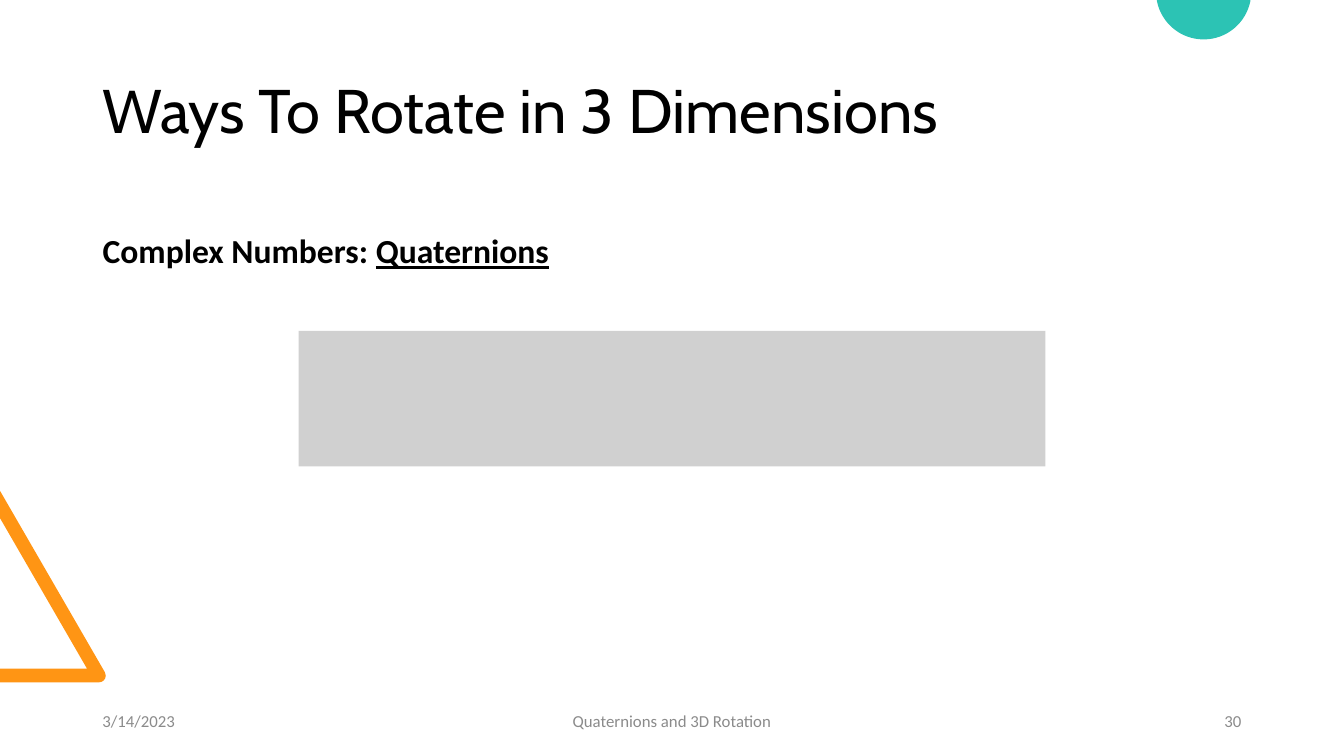
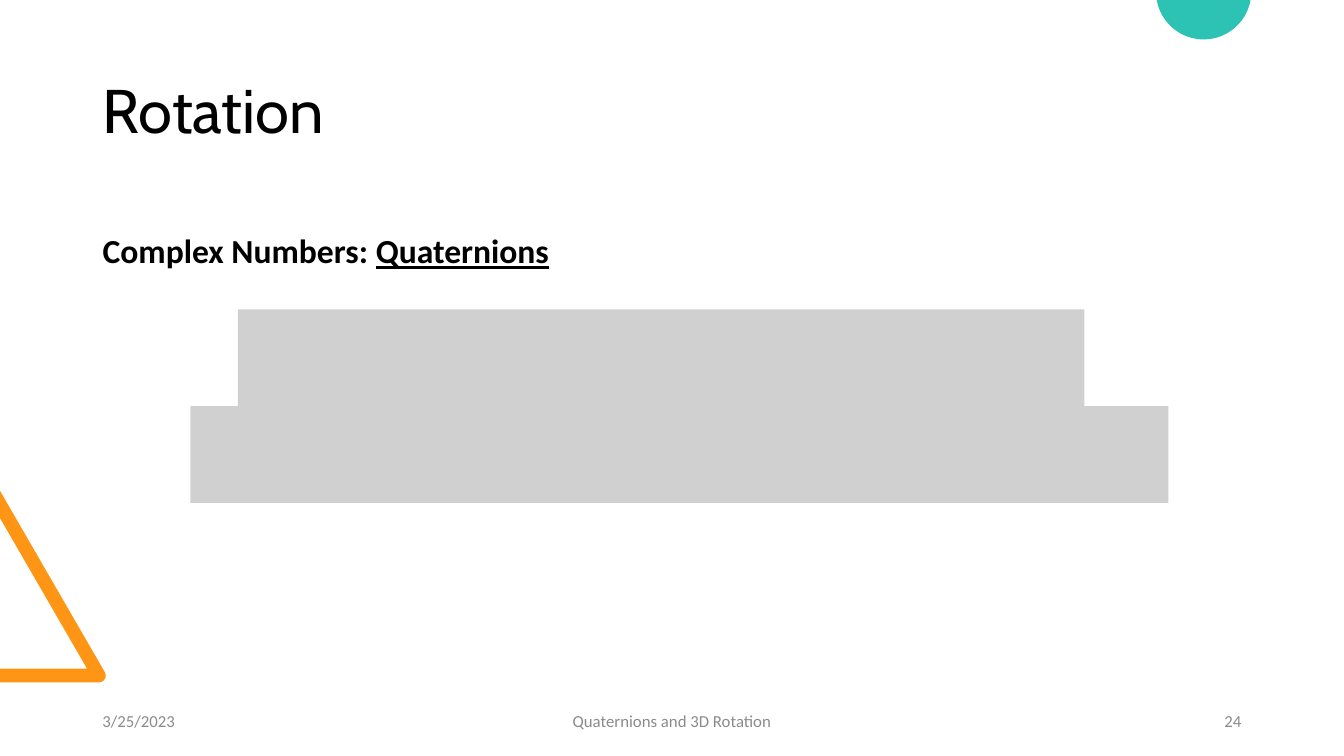
Before and after one commit to LukasGoodman23/QuaternionsVSEulerRotations, a slide deck: slide 24 of Quaternions and Three-Dimensional Rotations.pptx (slide 30 before the commit). Drawn at 1344x756 pixels with LibreOffice and Linux fonts; fonts in the diff are those of the drawing; grey boxes stand for pictures. Boxes give left, top, right and bottom in pixels: in the first picture for what was removed or moved away, otherwise in the second. Text is boxed around its words. In the diff, an @@ line names an element or a change of style, - is before the commit and + after.

```diff
--- a/Quaternions and Three-Dimensional Rotations.pptx
+++ b/Quaternions and Three-Dimensional Rotations.pptx
@@ title at (103,90,324,134): text changed @@
-Ways To Rotate in 3 Dimensions
+Rotation
@@ picture added at (238,310,1085,421) @@
@@ picture: place and size @@
-picture at (298,331,1046,467)
+picture at (191,406,1169,503)
@@ text at (102,715,174,728): text changed @@
-3/14/2023
+3/25/2023
@@ page number at (1224,716,1241,727): text changed @@
-30
+24
```
Also in this commit, not shown: 22 other slides changed, 6 slides added, 7 slides removed, 8 other files.
